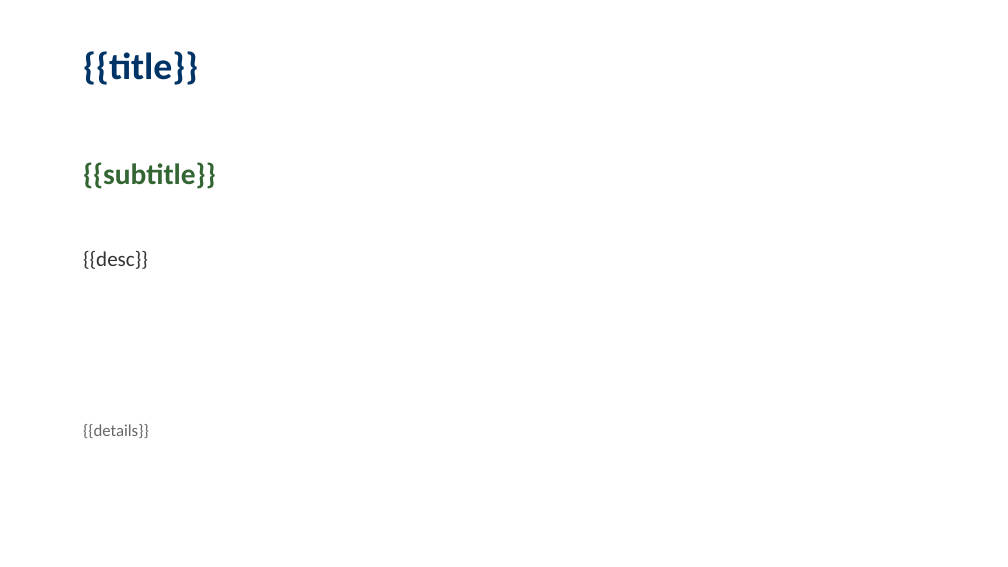
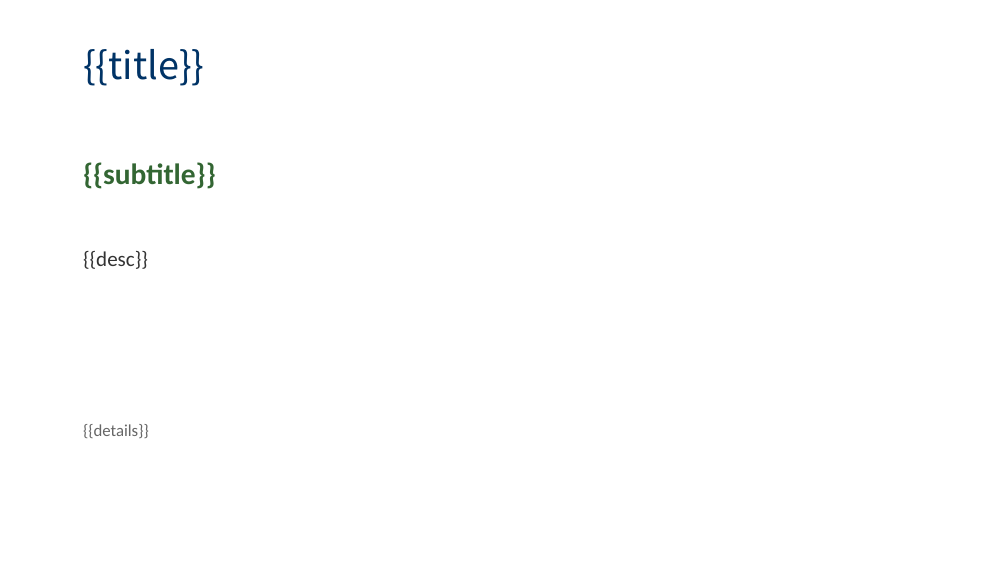
Before and after one commit to AutoAgents-Algorithm-Group/AutoAgents-Core-Python-SDK, a slide deck: slide 2 of playground/slide/input/test_template_with_order_info.pptx. Drawn at 1008x567 pixels with LibreOffice and Linux fonts; fonts in the diff are those of the drawing. Boxes give left, top, right and bottom in pixels: in the first picture for what was removed or moved away, otherwise in the second. Text is boxed around its words. In the diff, an @@ line names an element or a change of style, - is before the commit and + after.

```diff
--- a/playground/slide/input/test_template_with_order_info.pptx
+++ b/playground/slide/input/test_template_with_order_info.pptx
@@ text "{{title}}" at [83,49,205,86]: font Calibri to Noto Sans CJK SC, bold off @@
```
Also in this commit, not shown: 9 other files.
